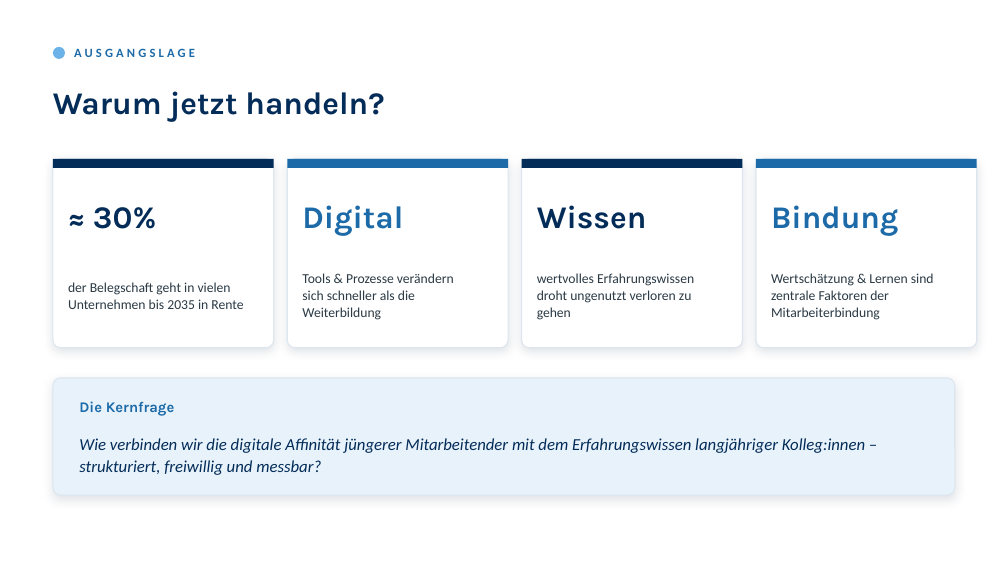
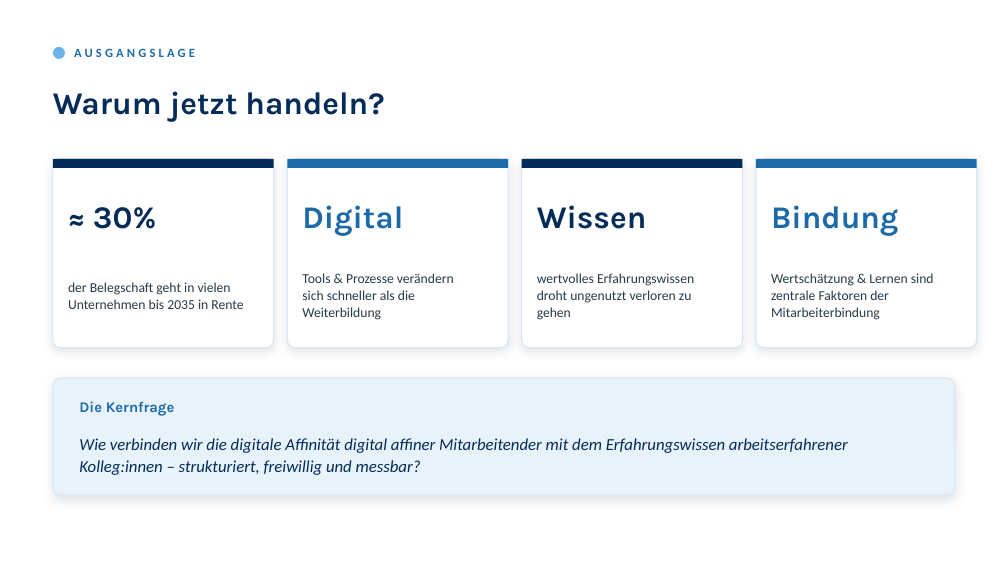
Before and after one commit to jensynCC/DigitalTogether, a slide deck: slide 2 of deck/DigitalTogether_HR-Strategie.pptx. Drawn at 1008x567 pixels with LibreOffice and Linux fonts; fonts in the diff are those of the drawing. Boxes give left, top, right and bottom in pixels: in the first picture for what was removed or moved away, otherwise in the second. Text is boxed around its words. In the diff, an @@ line names an element or a change of style, - is before the commit and + after.

```diff
--- a/deck/DigitalTogether_HR-Strategie.pptx
+++ b/deck/DigitalTogether_HR-Strategie.pptx
@@ text at [79, 438, 848, 475]: text changed @@
-Wie verbinden wir die digitale Affinität jüngerer Mitarbeitender mit dem Erfahrungswissen langjähriger Kolleg:innen – strukturiert, freiwillig und messbar?
+Wie verbinden wir die digitale Affinität digital affiner Mitarbeitender mit dem Erfahrungswissen arbeitserfahrener Kolleg:innen – strukturiert, freiwillig und messbar?
```
Also in this commit, not shown: 3 other slides changed, 6 other files.
